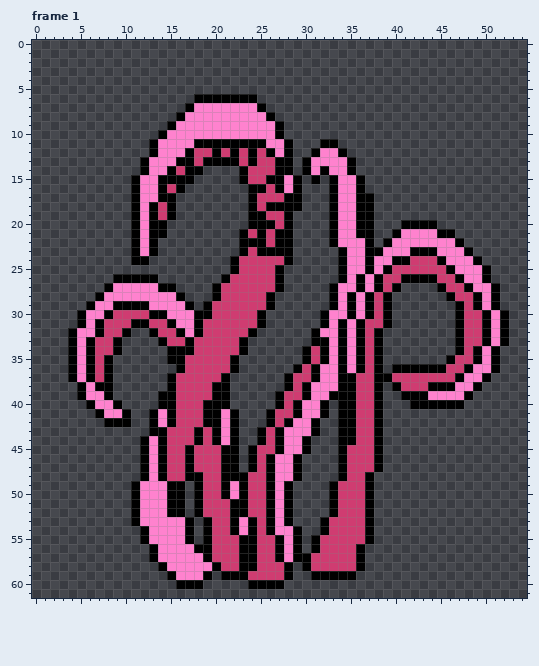
Edited in one commit: pixel-art file (Art/battle sprites/tentas.ase). The picture above was drawn from the file before the commit.
55x62 pixels, 8 frames. Shown: frame 1. The commit also changed other frames, which this record leaves out.
Now the later version:
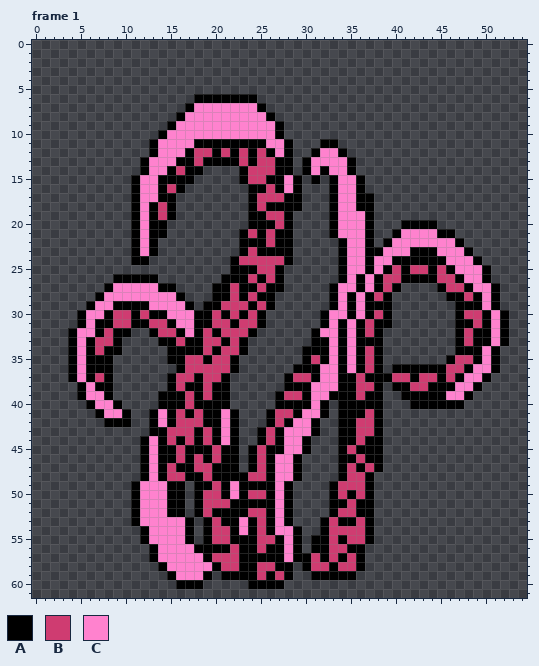
Palette (. is transparent): A #000000  B #cf3c71  C #ff82ce
Edits made:
--- frame 1
@@ x 0..54 @@
 18 ...........ACABA........ABAAAA...ACCAA.................
-19 ...........ACABA........AABBA....ACCAA.................
-20 ...........ACAA.........AAABA....ACCAA...AAAA..........
-21 ...........ACAA........ABABAA....ACCAA..ACCCCAA........
-22 ...........ACA.........AAABAA....ACCCA.ACCCCCCCA.......
+19 ...........ACABA........AABBA....ACCCA.................
+20 ...........ACAA.........AAABA....ACCCA...AAAA..........
+21 ...........ACAA........ABABAA....ACCCA..ACCCCAA........
+22 ...........ACA.........AAABAA.....ACCA.ACCCCCCCA.......
 23 ...........ACA.........ABAAAA.....ACCAACCCAAACCCA......
-24 ...........AA.........ABBBBBA.....ACCACCAABBBACCCA.....
-25 ......................ABBBBA......ACCACABBBBBBACCCA....
-26 .........AAAAA.......ABBBBBA......ACACABBAAAABBACCA....
-27 ........ACCCCCAA....ABBBBBBA.....ACCACABA....ABBACCA...
-28 .......ACCCCCCCCA...ABBBBBA......ACACABA......ABBACA...
-29 ......ACCAAAACCCCA.ABBBBBBA......ACACABA.......ABACA...
-30 .....ACCABBBBAACCCAABBBBBA......ACCACABA.......ABBACA..
-31 .....ACABBBAABBACCABBBBBBA......ACACABBA.......ABBACA..
-32 ....ACCABBA..ABBACABBBBBA......ACCACABA........ABBACA..
-33 ....ACABBA....ABBABBBBBA.......AACACABA........ABBACA..
-34 ....ACABBA.....AAABBBBBA......ABACACABA........ABACA...
-35 ....ACABA......AABBBBBA.......ABACACABA.......ABBACA...
-36 ....ACABA.......ABBBBBA......ABACCACABA.AAAAAABBACCA...
-37 ....ACABA......ABBBBBA......ABBACCAABBAABBBBBBBACCA....
-38 .....ACAA......ABBBBAA......ABACCCAABBA.ABBBAAACCA.....
-39 .....ACCA.....AABBBBAA.....ABBACCAAABBA..AAACCCCA......
-40 ......ACCA....AABBBAAA.....ABACCA.AABBA...AAAAAA.......
-41 .......ACCA..ACABBBAACA...ABBACCA.AABBA................
+24 ...........AA.........ABBBBBA.....ACCACCAAAAAACCCA.....
+25 ......................AAABBA......ACCACABABBABACCCA....
+26 .........AAAAA.......AAABABA......ACACABBAAAABBACCA....
+27 ........ACCCCCAA....AABAABAA.....ACCACABA....ABBACCA...
+28 .......ACCCCCCCCA...AABABAA......ACACABA......AABACA...
+29 ......ACCAAAACCCCA.AABBBABA......ACACAAA.......AAACA...
+30 .....ACCABBABAACCCAABABABA......ACCACABA.......ABBACA..
+31 .....ACAABBAABBACCAABBABBA......ACACABAA.......AABACA..
+32 ....ACCABAA..ABBACABABBBA......ACCACABA........ABAACA..
+33 ....ACABBA....AABAABBABA.......AACACAAA........ABAACA..
+34 ....ACABAA.....AAAABABBA......AAACACABA........AAACA...
+35 ....ACAAA......AABBABBA.......ABACACABA.......ABBACA...
+36 ....ACAAA.......ABBBBBA......AAACCACABA.AAAAAABBACCA...
+37 ....ACABA......ABBABBA......ABBACCAABAAABBABBABACCA....
+38 .....ACAA......ABAABAA......AAACCCAABBA.AABBAAACCA.....
+39 .....ACCA.....AAABABAA.....ABBACCAAABAA..AAAAACCA......
+40 ......ACCA....AAABAAAA.....AAAACA.AAAAA...AAAAAA.......
+41 .......ACCA..ACABABAACA...ABBACCA.AAABA................
 42 ........AAA..ACABBBAACA...ABACCA..AABBA................
 43 .............AABBBABACA..ABACCCA..AABBA................
-44 ............ACABBBABACA..ABACCA...AABBA................
-45 ............ACABBABBBAA.ABBACCA...ABBBA................
-46 ............ACABBABBBAA.ABACCA....ABBBA................
-47 ............ACABBABBBAA.ABACCA....ABBBA................
-48 ............ACABBAABBAAABBACCA....ABBA.................
-49 ...........ACCCAA.ABBACABBACA....ABBBA.................
-50 ...........ACCCAA.ABBACABBACA....ABBBA.................
-51 ...........ACCCAA.ABBBAABBACA....ABBBA.................
-52 ...........ACCCAA.ABBBAABBACA....ABBBA.................
-53 ...........ACCCCCA.ABBACABACA...ABBBBA.................
+44 ............ACABABABACA..ABACCA...AABAA................
+45 ............ACAABAAABAA.ABAACCA...ABAAA................
+46 ............ACAABABABAA.ABACCA....AABAA................
+47 ............ACABAABBAAA.ABACCA....ABABA................
+48 ............ACABBAABAAAABBACCA....ABBA.................
+49 ...........ACCCAA.AABACAAAACA....ABBBA.................
+50 ...........ACCCAA.ABBACABBACA....ABABA.................
+51 ...........ACCCAA.ABBBAAAAACA....AABAA.................
+52 ...........ACCCAA.ABAAAABBACA....ABBAA.................
+53 ...........ACCCCCA.ABAACABACA...ABAABA.................
 54 ............ACCCCA.ABBACABACCA..ABBBBA.................
-55 ............ACCCCA.ABBBAABBACA.ABBBBBA.................
-56 .............ACCCCAABBBAABBACA.ABBBBA..................
-57 .............ACCCCCABBBAABBACAABBBBBA..................
-58 ..............ACCCCCABBAABBBA.ABBBBBA..................
-59 ...............ACCCA.AAABBBBA..AAAAA...................
+55 ............ACCCCA.ABBAAABBACA.AABABBA.................
+56 .............ACCCCAAAABAABAACA.AABBAA..................
+57 .............ACCCCCABBBAAAAACAABABABA..................
+58 ..............ACCCCCABBAABBAA.ABBABBA..................
+59 ...............ACCCA.AAAABABA..AAAAA...................
 60 ................AAA.....AAAA...........................
